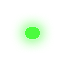
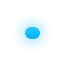
The second 64 × 64 image is a revision of the first. Changes to its layers:
painted on "Layer 1" over [25, 27, 40, 39]
